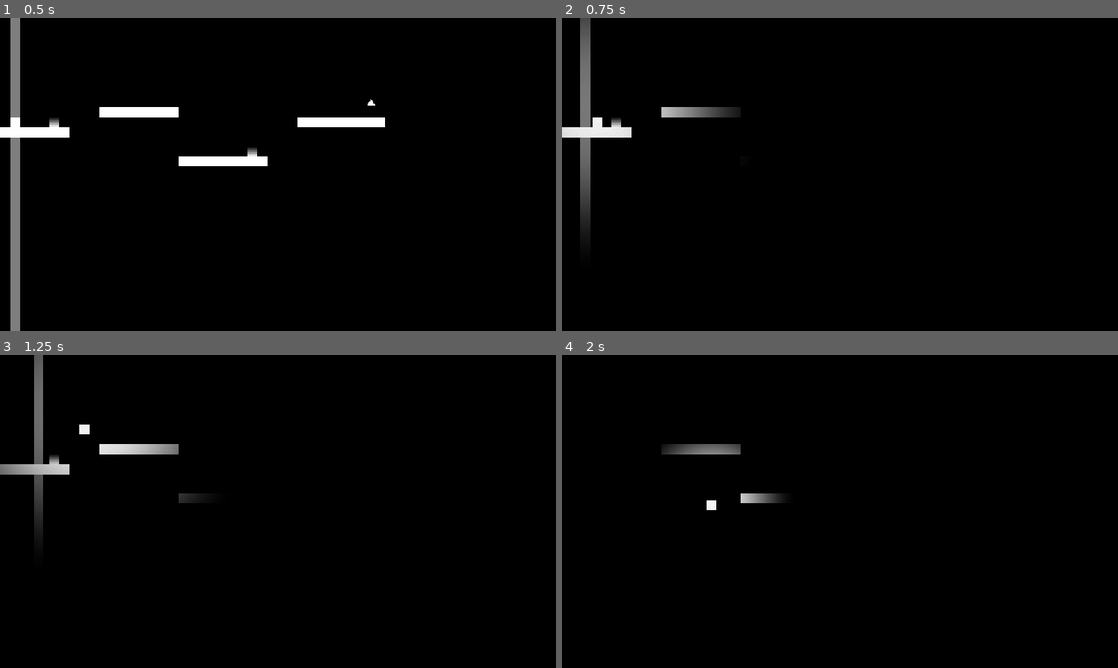
Above: before the commit, frames 1-4 (two rows, left to right).
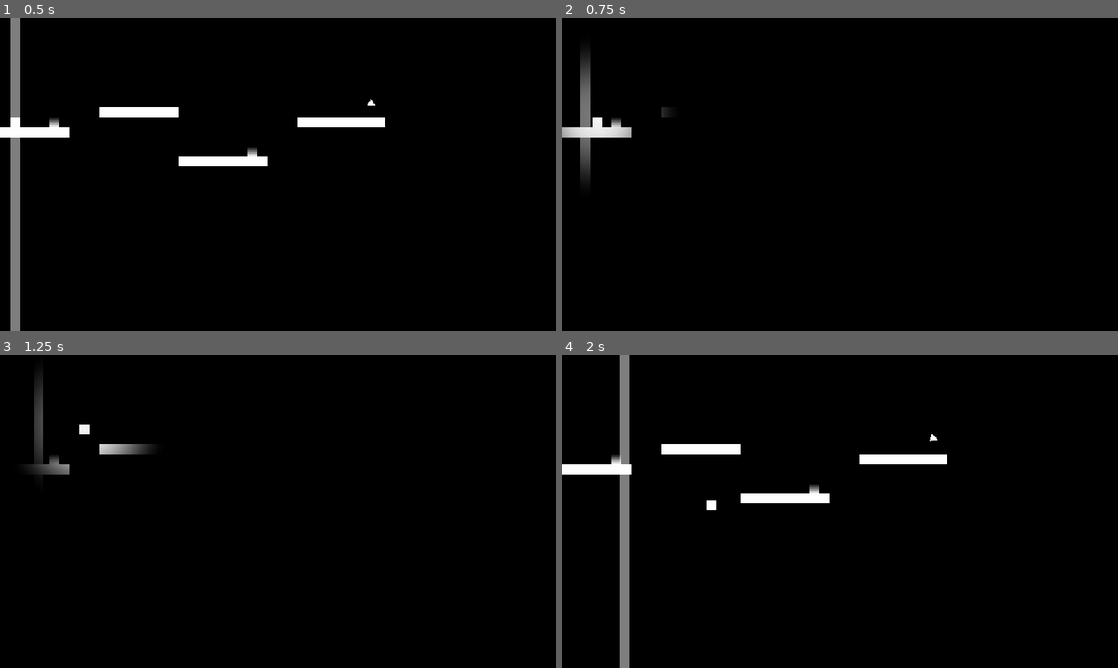
Above: after the commit, the same moments.

Repository: noahwu8888/gmtk-cogs-2025
Game: Godot game, scene res://scenes/atlinx.tscn
Two runs of this game, one before a commit and one after it. Both use one fixed random seed, a clock stepped at 60 frames per second and the inputs below. Sound files missing from this copy of the repository are replaced by a short silence.
Inputs:
- Up to frame 1 (0.5 s): no input
- Up to frame 2 (0.75 s): tap Enter (ui_accept) at 0.5 s; hold D (p1_right) from 0.53 s (still down); hold Shift from 0.53 s (still down)
- Up to frame 3 (1.25 s): keep holding D (p1_right); keep holding Shift; tap W (p1_jump) at 0.77 s
- Up to frame 4 (2 s): keep holding D (p1_right); release Shift at 1.28 s; tap Shift at 1.35 s; tap W (p1_jump) at 1.52 s

Frame 1 is identical in both runs. In frame 2, 1.5% of the frame differs, in the area x 0-32%, y 0-69%; in frame 3, 1.9%; in frame 4, 3.7%, in the area x 0-70%, y 0-100%.

Commit message:
better controls

Diff:
--- a/prefabs/darkness_panel.tscn
+++ b/prefabs/darkness_panel.tscn
@@ -4,5 +4,6 @@
 [ext_resource type="Script" uid="uid://c58kl2fxeo38" path="res://scripts/darkness_panel.gd" id="2_gjho2"]
 
 [node name="DarknessPanel" type="Sprite2D"]
+scale = Vector2(10, 10)
 texture = ExtResource("1_gjho2")
 script = ExtResource("2_gjho2")
--- a/prefabs/player.tscn
+++ b/prefabs/player.tscn
@@ -129,12 +129,13 @@
 sprite = NodePath("Visuals/Sprite2D")
 
 [node name="DarknessPanel" parent="." instance=ExtResource("3_1txc5")]
+visible = false
 z_index = 3
 position = Vector2(0, 128)
 
 [node name="Visuals" type="Node2D" parent="."]
 position = Vector2(0, 128)
-scale = Vector2(1.0447, 0.910605)
+scale = Vector2(1.00147, 0.997051)
 
 [node name="Sprite2D" type="Sprite2D" parent="Visuals"]
 position = Vector2(0, -128)
--- a/scripts/darkness_panel.gd
+++ b/scripts/darkness_panel.gd
@@ -1,31 +1,11 @@
 extends Sprite2D
 
-enum Difficulty {
-	OFF,
-	EASY,
-	NORMAL,
-	HARD
-}
-
-@export var difficulty: Difficulty
 var is_pressed: bool = false
 
 func _process(delta: float) -> void:
-	match difficulty:
-		Difficulty.OFF:
-			visible = false
-		Difficulty.EASY:
-			visible = true
-			scale = Vector2(20, 20)
-		Difficulty.NORMAL:
-			visible = true
-			scale = Vector2(10, 10)
-		Difficulty.HARD:
-			visible = true
-			scale = Vector2(3, 3)
 	if Input.is_key_pressed(KEY_SHIFT):
 		if !is_pressed:
-			difficulty = (difficulty + 1) % 4
+			visible = !visible
 		is_pressed = true
 	else:
 		is_pressed = false
Binary file removed: assets/art/gmtk_cave.png
Not shown, removed: assets/art/gmtk_cave.png.import
